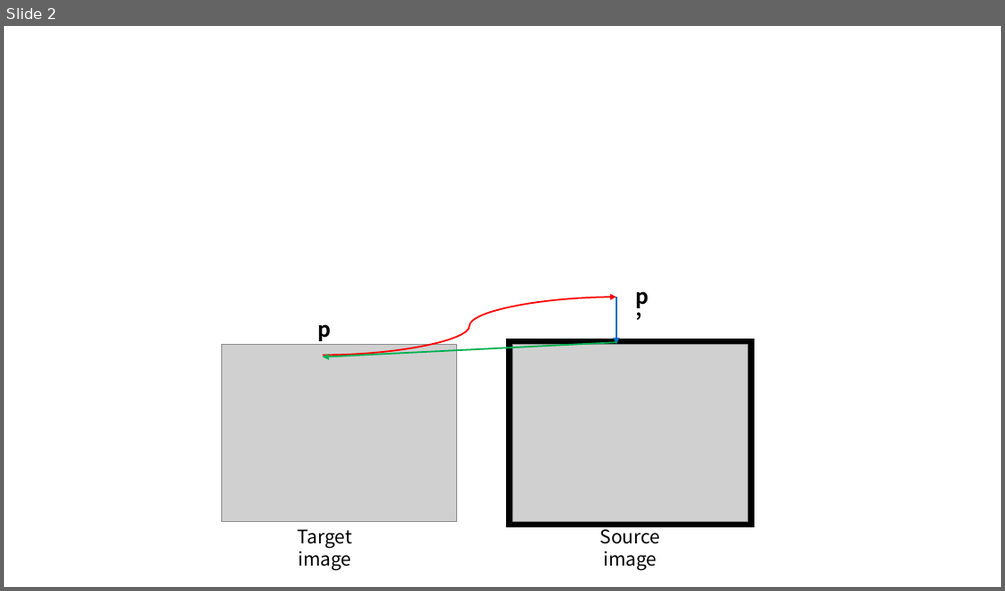
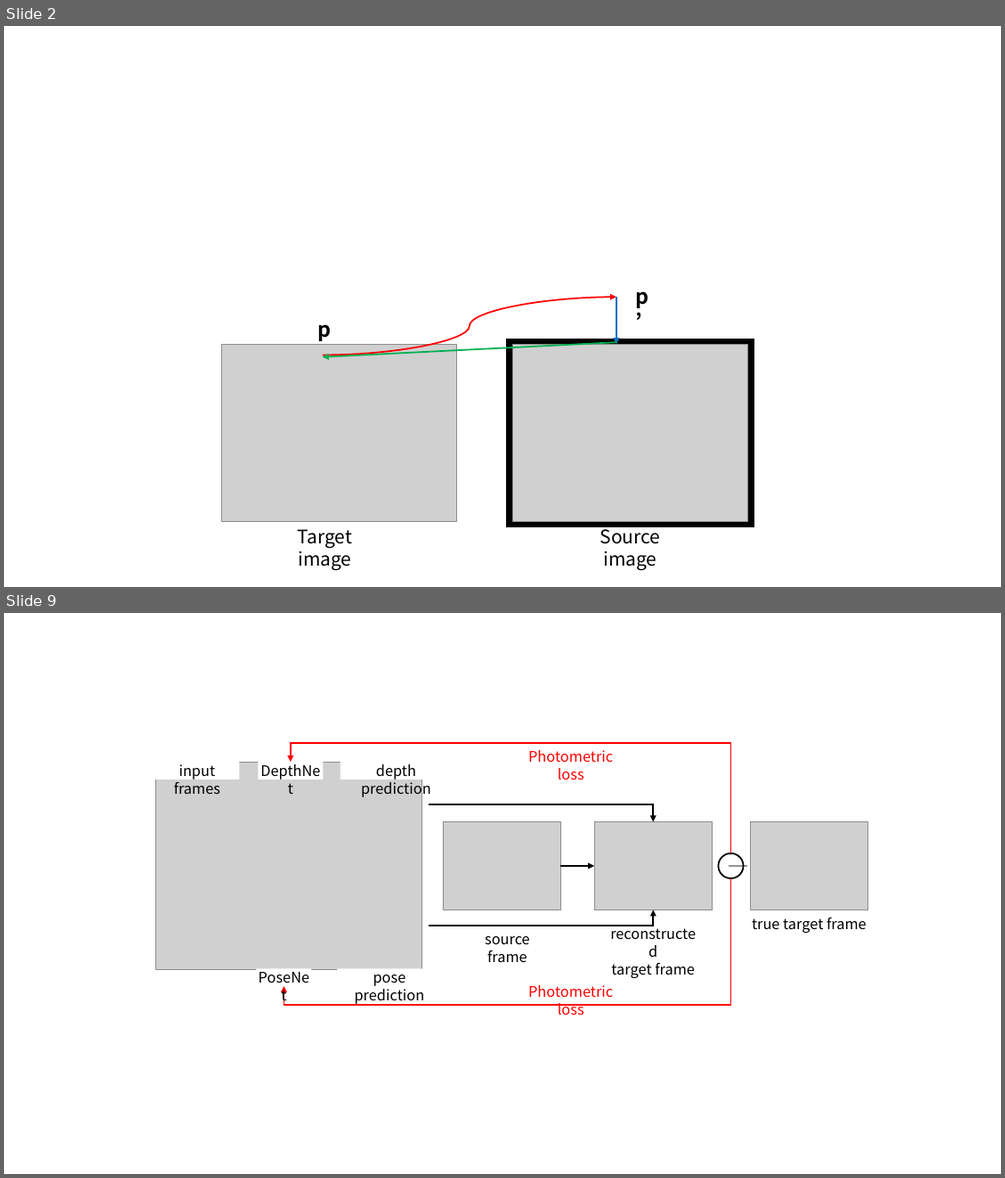
Before and after one commit to goodgodgd/ian-flow, a slide deck: assets/2019-07-31-kros-ss-2019/zero-padding.pptx. Shown one above the other, each under a label of ours: slide 2 before the commit, slides 2 and 9 after it; the slides between them are not shown. The pictures are 1005x591 and 1005x1178 pixels, drawn with LibreOffice and Linux fonts; fonts in the diff are those of the drawing; grey boxes stand for pictures. Boxes give left, top, right and bottom in pixels: in the first picture for what was removed or moved away, otherwise in the second. Text is boxed around its words. In the diff, an @@ line names an element or a change of style, - is before the commit and + after.

```diff
--- a/assets/2019-07-31-kros-ss-2019/zero-padding.pptx
+++ b/assets/2019-07-31-kros-ss-2019/zero-padding.pptx
@@ slide 9 added at bbox=[4, 613, 1001, 1174], background #FFFFFF @@
@@ group added at bbox=[155, 743, 867, 1014]: 6 rectangles, 5 texts, 4 pictures, 4 elbow arrows, 1 arrow, 1 ellipse @@
+─
+input frames
+DepthNet
+depth prediction
+PoseNet
+pose prediction
+source frame
+reconstructed
+target frame
+true target frame
+Photometric loss
+Photometric loss
```
Also in this commit, not shown: 6 other slides added, 13 other files.
